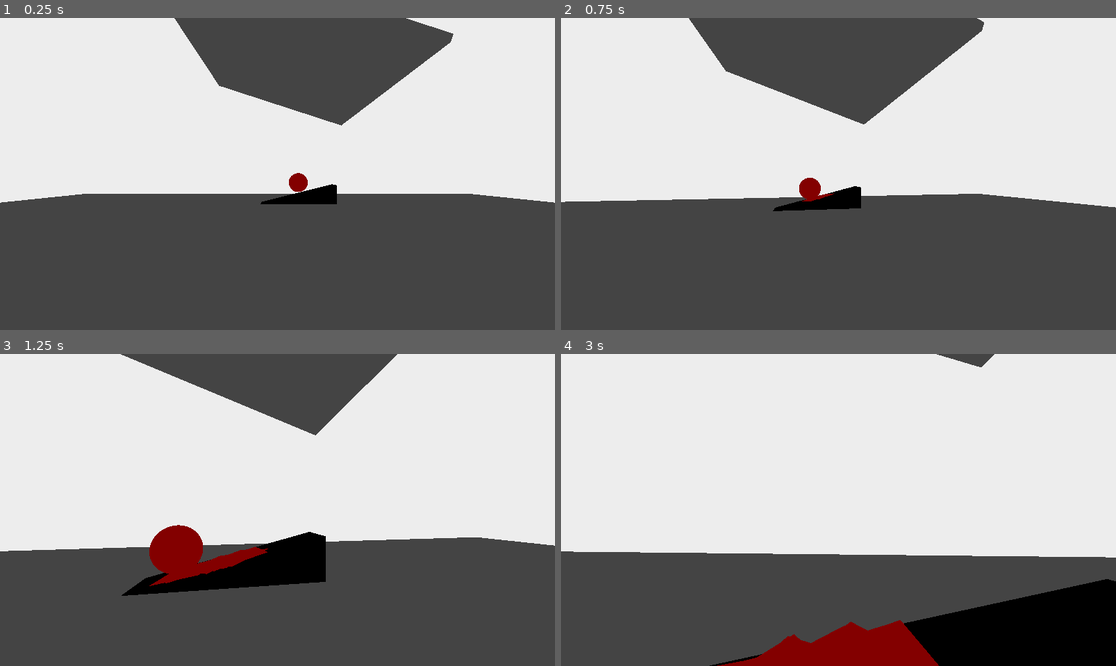
Above: before the commit, frames 1-4 (two rows, left to right).
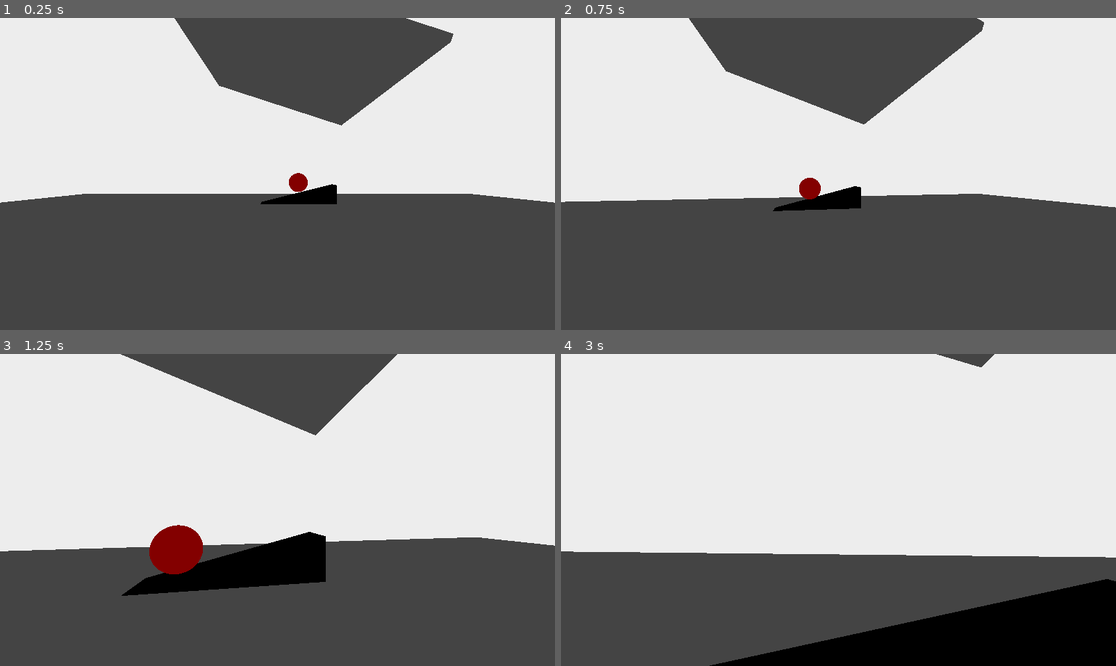
Above: after the commit, the same moments.

Repository: mynameisgump/GodotCleanupDetail
Game: Godot game, scene res://scenes/main.tscn
Same seed, same stepped clock (60 frames per second), same inputs: the game is played once before the commit and once after it.
Inputs (mouse positions are in pixels of both pictures, inside the frame that each line leads up to):
- Up to frame 1 (0.25 s): no input
- Up to frame 2 (0.75 s): move the mouse to (866, 174) at 0.52 s; hold W (move_forward) from 0.53 s (still down)
- Up to frame 3 (1.25 s): keep holding W (move_forward)
- Up to frame 4 (3 s): keep holding W (move_forward); move the mouse to (810, 510) at 1.27 s; move the mouse to (849, 503) at 2.02 s; tap Enter at 2.75 s; move the mouse to (832, 516) at 2.77 s

Frame 1 is identical in both runs. In frame 2, less than 0.1% of the frame differs, in the area x 43-50%, y 56-59%; in frame 3, 0.6%; in frame 4, 3.2%, in the area x 28-69%, y 85-100%.

Commit message:
Seems like decals are gonna be the route to go

Diff:
--- a/scenes/blood.tscn
+++ b/scenes/blood.tscn
@@ -1,6 +1,8 @@
-[gd_scene load_steps=5 format=3 uid="uid://qh61lfxl7oi7"]
+[gd_scene load_steps=6 format=3 uid="uid://qh61lfxl7oi7"]
 
 [ext_resource type="Script" path="res://scripts/blood.gd" id="1_fvi14"]
+
+[sub_resource type="ImageTexture" id="ImageTexture_uv5qv"]
 
 [sub_resource type="BoxShape3D" id="BoxShape3D_ojjps"]
 size = Vector3(1, 0.311831, 1)
@@ -16,12 +18,20 @@
 [node name="Blood" type="Area3D"]
 transform = Transform3D(-1, -2.62268e-07, 1.50996e-07, -2.62268e-07, 1, 3.49691e-07, -1.50996e-07, 3.49691e-07, -1, 0, 0, 0)
 collision_layer = 8
-collision_mask = 0
+collision_mask = 2
 script = ExtResource("1_fvi14")
+
+[node name="Decal" type="Decal" parent="."]
+transform = Transform3D(1, 4.0415e-15, 0, 4.0415e-15, 1, 0, 0, 0, 1, 0, 0, 0)
+size = Vector3(5, 0.5, 5)
+texture_albedo = SubResource("ImageTexture_uv5qv")
 
 [node name="CollisionShape3D" type="CollisionShape3D" parent="."]
 shape = SubResource("BoxShape3D_ojjps")
 
 [node name="Blood" type="MeshInstance3D" parent="."]
 transform = Transform3D(1, -6.97574e-16, 0, 0, -4.37114e-08, 1, -6.97574e-16, -1, -4.37114e-08, 2.08163e-12, 0.001, 2.08165e-12)
+visible = false
 mesh = SubResource("QuadMesh_xm7ko")
+
+[connection signal="body_entered" from="." to="." method="_on_body_entered"]
--- a/scripts/blood.gd
+++ b/scripts/blood.gd
@@ -6,3 +6,9 @@
 
 func _process(delta):
 	pass
+
+
+func _on_body_entered(body):
+	print("PlayerEntered")
+	queue_free()
+	pass # Replace with function body.
